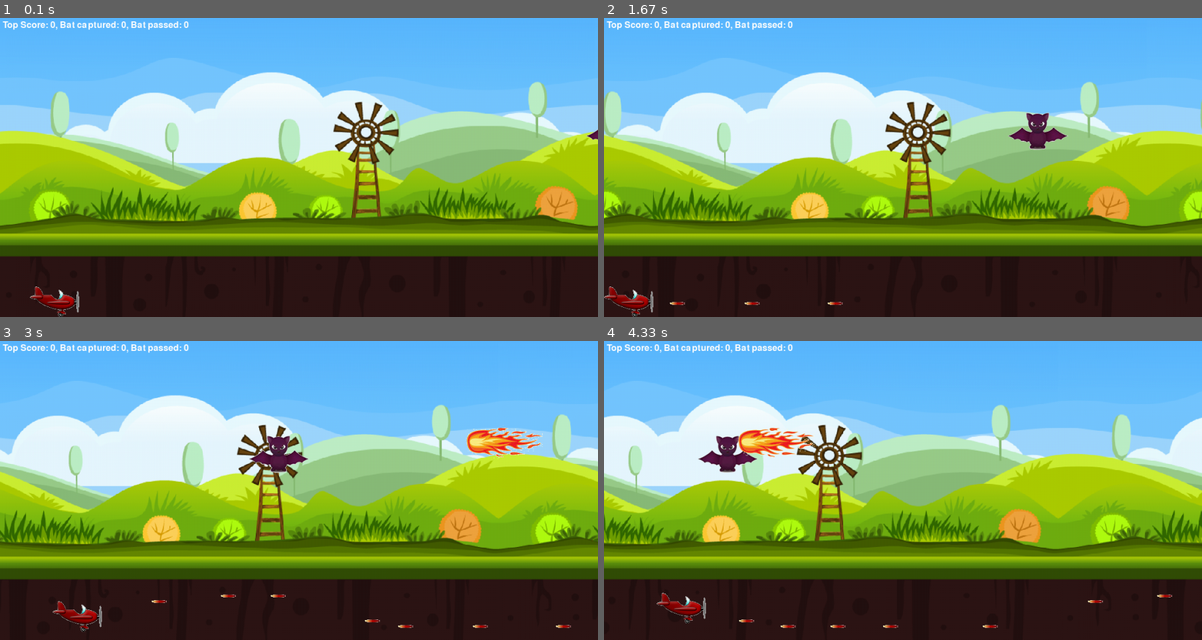
Above: before the commit, frames 1-4 (two rows, left to right).
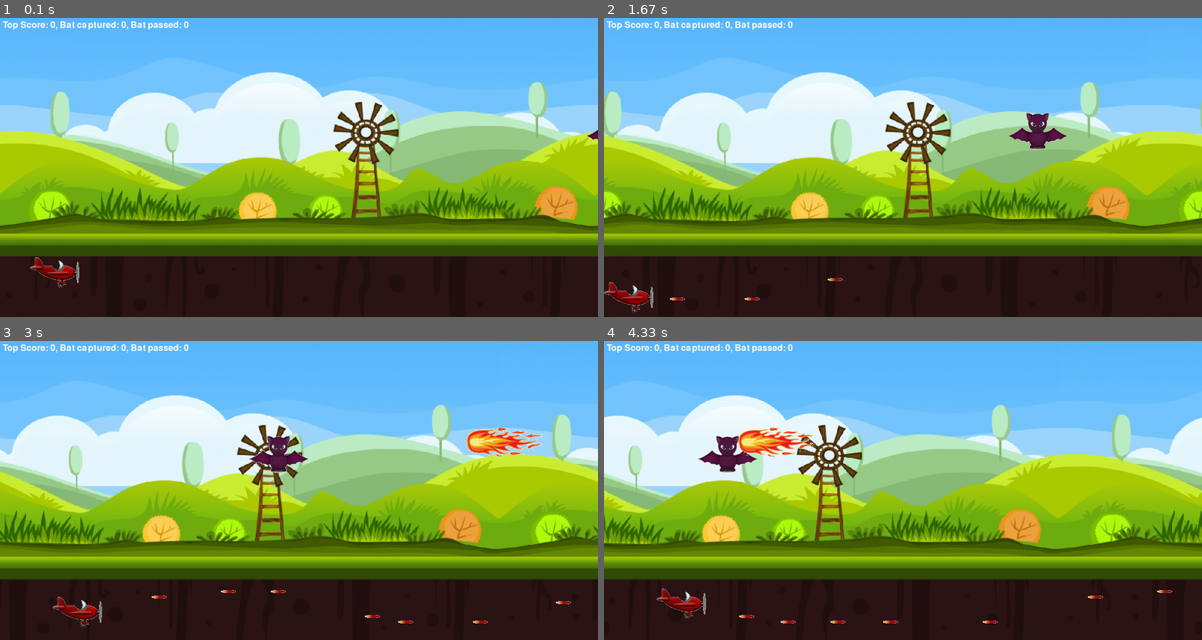
Above: after the commit, the same moments.

Repository: imn00133/PythonSeminar17
Game: pygame game, started from text_materials_test/pygame/airplane_game/8_add_rule.py
Two runs of this game, one before a commit and one after it. Both use one fixed random seed, a clock stepped at 60 frames per second and the inputs below.
Inputs:
- Up to frame 1 (0.1 s): no input
- Up to frame 2 (1.67 s): hold Left 0.33-0.87 s; hold Down 0.9-1.2 s; tap Ctrl at 0.97, 1.3, 1.6 s; hold Left 1.23-1.63 s
- Up to frame 3 (3 s): hold Up 1.67-2.03 s; tap Ctrl at 1.73, 2.13, 2.43, 2.8 s; hold Right 2.07-2.7 s; hold Down from 2.73 s (still down)
- Up to frame 4 (4.33 s): release Down at 3.1 s; hold Left 3.13-3.6 s; tap Ctrl at 3.2, 3.5, 3.7, 4, 4.2 s; hold Right 3.63-4.1 s; hold Up from 4.13 s (still down)

The runs differ from the first frame. In frame 1, 0.7% of the frame differs, in the area x 5-14%, y 80-100%; in frame 2, 0.6%; in frame 3, 0.8%, in the area x 8-96%, y 83-98%; in frame 4, 0.8%.

Commit message:
patch bug in add rule.py

Diff:
--- a/text_materials_test/pygame/airplane_game/8_add_rule.py
+++ b/text_materials_test/pygame/airplane_game/8_add_rule.py
@@ -36,7 +36,7 @@
         self.image = IMAGESDICT['airplane']
         self.rect = self.image.get_rect()
         self.rect.left = WINDOWWIDTH * 0.05
-        self.rect.top = WINDOWWIDTH * 0.8
+        self.rect.top = WINDOWHEIGHT * 0.8
         self.bat_catch = 0
 
     def change_y(self, value):
@@ -286,12 +286,11 @@
     시간이 지나면 박쥐를 만든다. 비어있는 경우는 check하고 들어온다.
     :return: bool
     """
-    for remove_time in BatEnemy.bat_remove_time:
-        if BatEnemy.BATTIME <= time.time() - remove_time:
-            BatEnemy.bat_remove_time.pop(0)
-            return True
-        else:
-            return False
+    if BatEnemy.BATTIME <= time.time() - BatEnemy.bat_remove_time[0]:
+        BatEnemy.bat_remove_time.pop(0)
+        return True
+    else:
+        return False
 
 
 def init_enemy_pos(image):
@@ -321,7 +320,7 @@
     global FPSCLOCK, DISPLAYSURF
     global IMAGESDICT
 
-    # 비행기 왼쪽 초기 위치
+    # 비행기 x, y 변화값을 0으로 초기화 한다.
     airplane_y_change = 0
     airplane_x_change = 0
 
@@ -418,6 +417,7 @@
             # 박쥐, fireball의 숫자를 규칙에 따라 늘린다.
             if airplane.bat_catch_return() % 2 == 0:
                 bat_maximum_num += 1
+                BatEnemy.bat_remove_time.insert(0, time.time())
             if airplane.bat_catch_return() % 4 == 0:
                 fireball_max_num += 1
 
@@ -428,7 +428,7 @@
             # group이 그냥 초기화되면, 소멸자가 작동하지 않는 것으로 보아, 객체가 남는 것으로 보인다.
             # group을 명시적으로 비워준다.
             if airplane_crash_bat:
-                # 박쥐와 비행기 충돌시, 리스트로 batsprite를 넘겨줘서 bat객체가 삭제되지 않는 것으로 추정.  비워준다.
+                # 박쥐와 비행기 충돌시, 리스트로 batsprite를 넘겨줘서 bat객체가 삭제되지 않는 것으로 추정. 비워준다.
                 del airplane_crash_bat[:]
             sprite_group.empty()
             bullet_group.empty()
